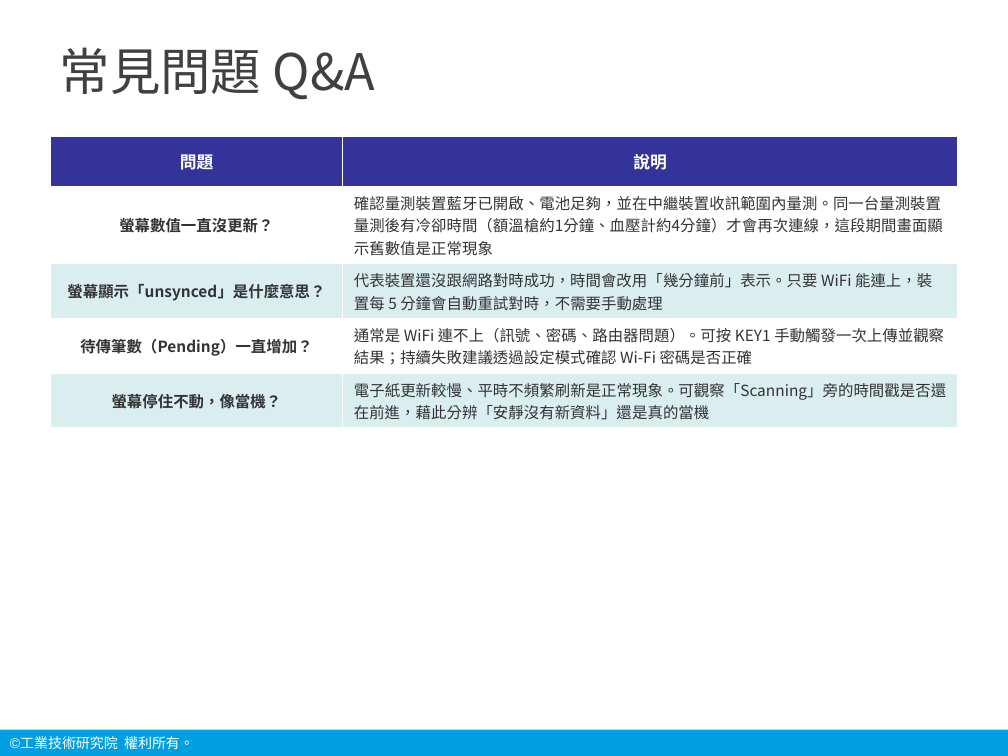
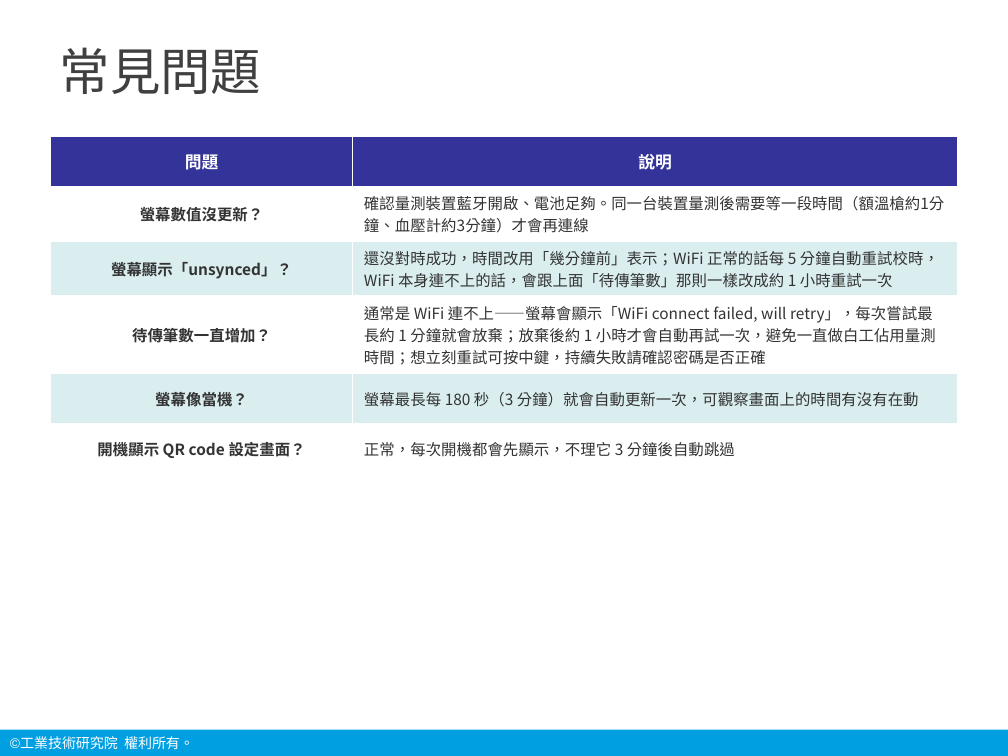
Before and after one commit to chanwunkong/pico-vitals-gateway, a slide deck: slide 25 of 說明/生理訊號中繼裝置_操作說明.pptx (slide 14 before the commit). Drawn at 1008x756 pixels with LibreOffice and Linux fonts; fonts in the diff are those of the drawing; background and template pictures are left out. Boxes give left, top, right and bottom in pixels: in the first picture for what was removed or moved away, otherwise in the second. Text is boxed around its words. In the diff, an @@ line names an element or a change of style, - is before the commit and + after.

```diff
--- a/說明/生理訊號中繼裝置_操作說明.pptx
+++ b/說明/生理訊號中繼裝置_操作說明.pptx
@@ title at (x1=60, y1=47, x2=262, y2=94): text changed @@
-常見問題 Q&A
+常見問題
@@ table at (x1=50, y1=136, x2=958, y2=464) @@
-row 2: 螢幕數值一直沒更新？ | 確認量測裝置藍牙已開啟、電池足夠，並在中繼裝置收訊範圍內量測。同一台量測裝置量測後有冷卻時間（額溫槍約1分鐘、血壓計約4分鐘）才會再次連線，這段期間畫面顯示舊數值是正常現象
-row 3: 螢幕顯示「unsynced」是什麼意思？ | 代表裝置還沒跟網路對時成功，時間會改用「幾分鐘前」表示。只要 WiFi 能連上，裝置每 5 分鐘會自動重試對時，不需要手動處理
-row 4: 待傳筆數（Pending）一直增加？ | 通常是 WiFi 連不上（訊號、密碼、路由器問題）。可按 KEY1 手動觸發一次上傳並觀察結果；持續失敗建議透過設定模式確認 Wi-Fi 密碼是否正確
-row 5: 螢幕停住不動，像當機？ | 電子紙更新較慢、平時不頻繁刷新是正常現象。可觀察「Scanning」旁的時間戳是否還在前進，藉此分辨「安靜沒有新資料」還是真的當機
+row 2: 螢幕數值沒更新？ | 確認量測裝置藍牙開啟、電池足夠。同一台裝置量測後需要等一段時間（額溫槍約1分鐘、血壓計約3分鐘）才會再連線
+row 3: 螢幕顯示「unsynced」？ | 還沒對時成功，時間改用「幾分鐘前」表示；WiFi 正常的話每 5 分鐘自動重試校時，WiFi 本身連不上的話，會跟上面「待傳筆數」那則一樣改成約 1 小時重試一次
+row 4: 待傳筆數一直增加？ | 通常是 WiFi 連不上——螢幕會顯示「WiFi connect failed, will retry」，每次嘗試最長約 1 分鐘就會放棄；放棄後約 1 小時才會自動再試一次，避免一直做白工佔用量測時間；想立刻重試可按中鍵，持續失敗請確認密碼是否正確
+row 5: 螢幕像當機？ | 螢幕最長每 180 秒（3 分鐘）就會自動更新一次，可觀察畫面上的時間有沒有在動
+row 6: 開機顯示 QR code 設定畫面？ | 正常，每次開機都會先顯示，不理它 3 分鐘後自動跳過
```
Also in this commit, not shown: 9 other slides changed, 16 slides added, 6 slides removed, 32 other files.
